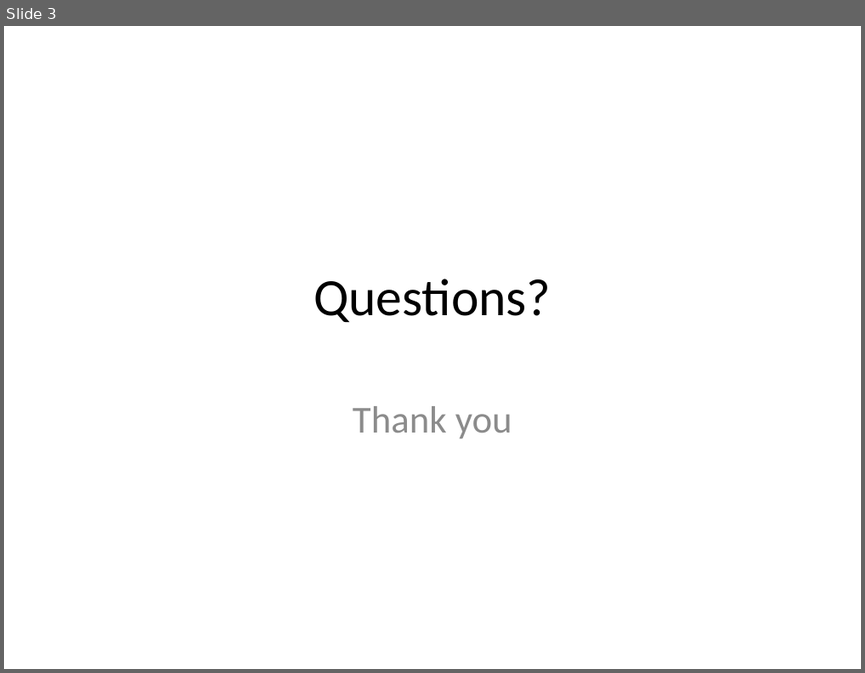
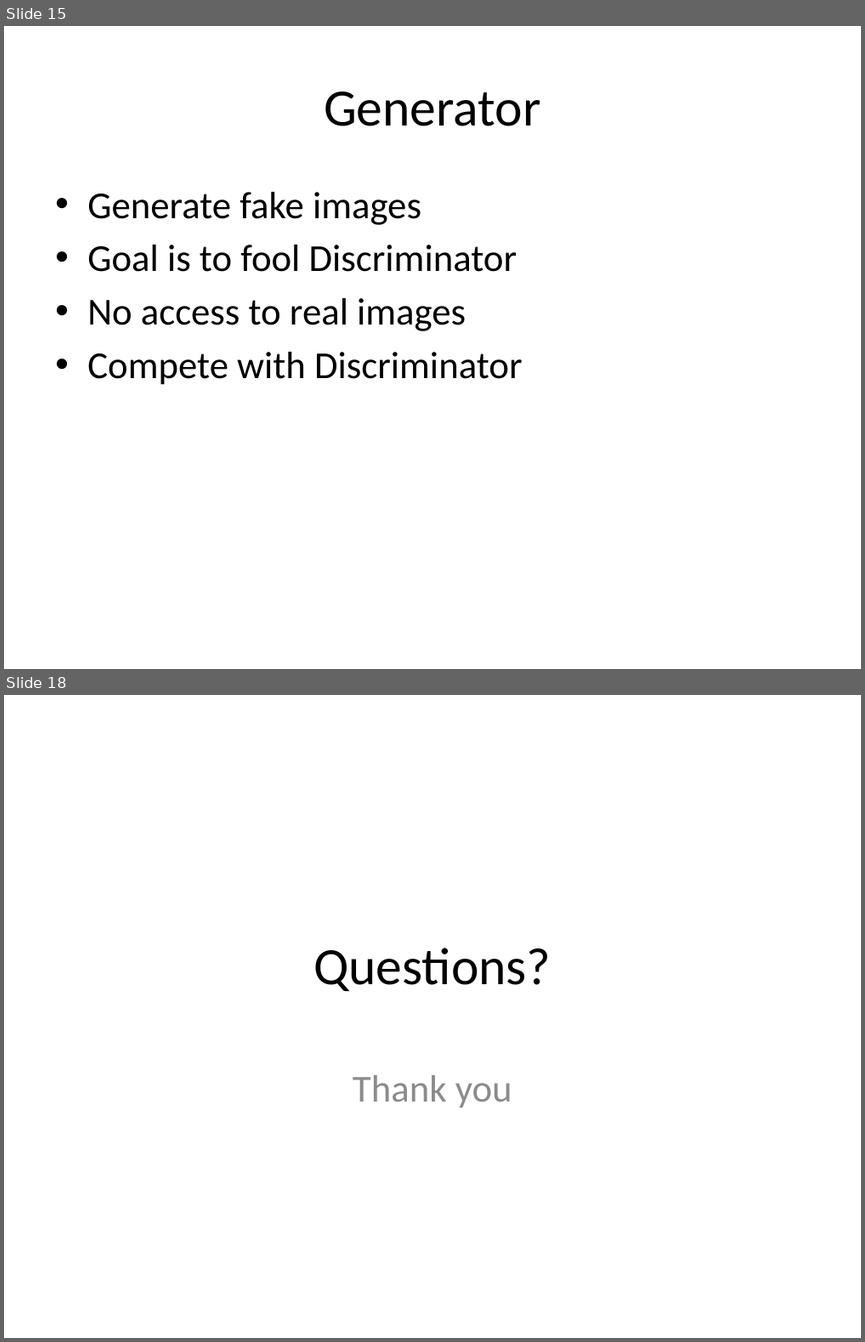
Before and after one commit to look4pritam/GenerativeAdversarialNetworks, a slide deck: Presentations/GenerativeAdversarialNetwork.pptx. Shown one above the other, each under a label of ours: slide 3 before the commit, slides 15 and 18 after it; the slides between them are not shown. The pictures are 865x673 and 865x1342 pixels, drawn with LibreOffice and Linux fonts; fonts in the diff are those of the drawing. Boxes give left, top, right and bottom in pixels: in the first picture for what was removed or moved away, otherwise in the second. Text is boxed around its words. In the diff, an @@ line names an element or a change of style, - is before the commit and + after.

```diff
--- a/Presentations/GenerativeAdversarialNetwork.pptx
+++ b/Presentations/GenerativeAdversarialNetwork.pptx
@@ slide 15 added at box(4, 26, 861, 669), background #FFFFFF @@
@@ title added at box(324, 91, 540, 126), 44 pt, text #000000 @@
+Generator
@@ text added at box(87, 192, 522, 385), 32 pt, text #000000 @@
+• Generate fake images
+• Goal is to fool Discriminator
+• No access to real images
+• Compete with Discriminator
@@ what was slide 3 is now slide 18 @@
```
Also in this commit, not shown: 1 slide changed, 15 other slides added, 1 slide removed.
